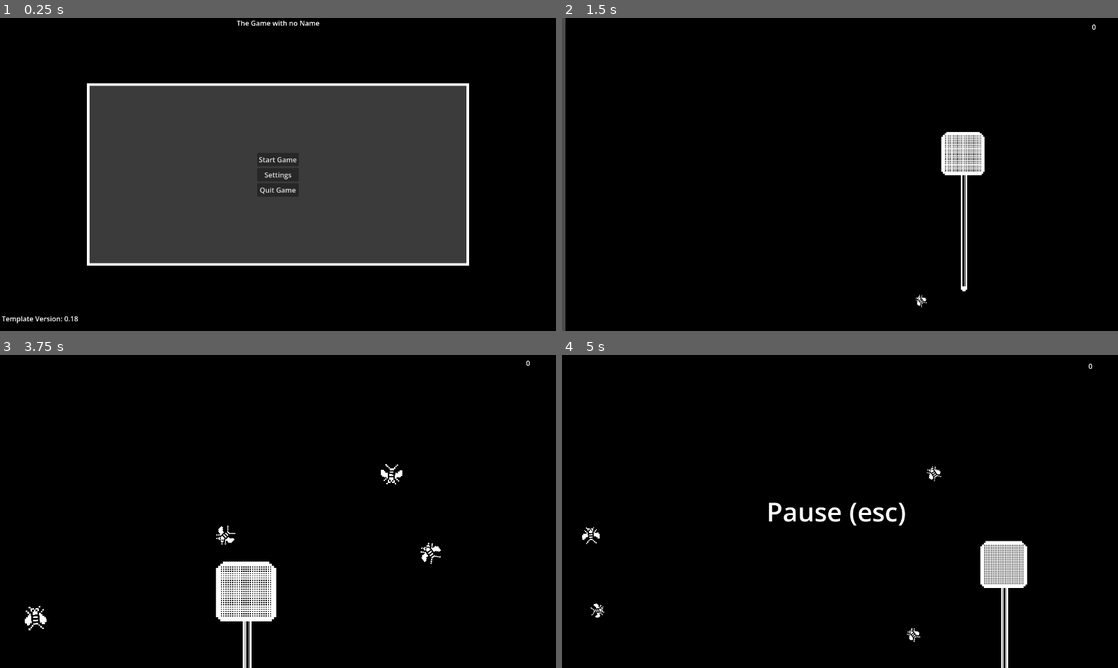
Above: before the commit, frames 1-4 (two rows, left to right).
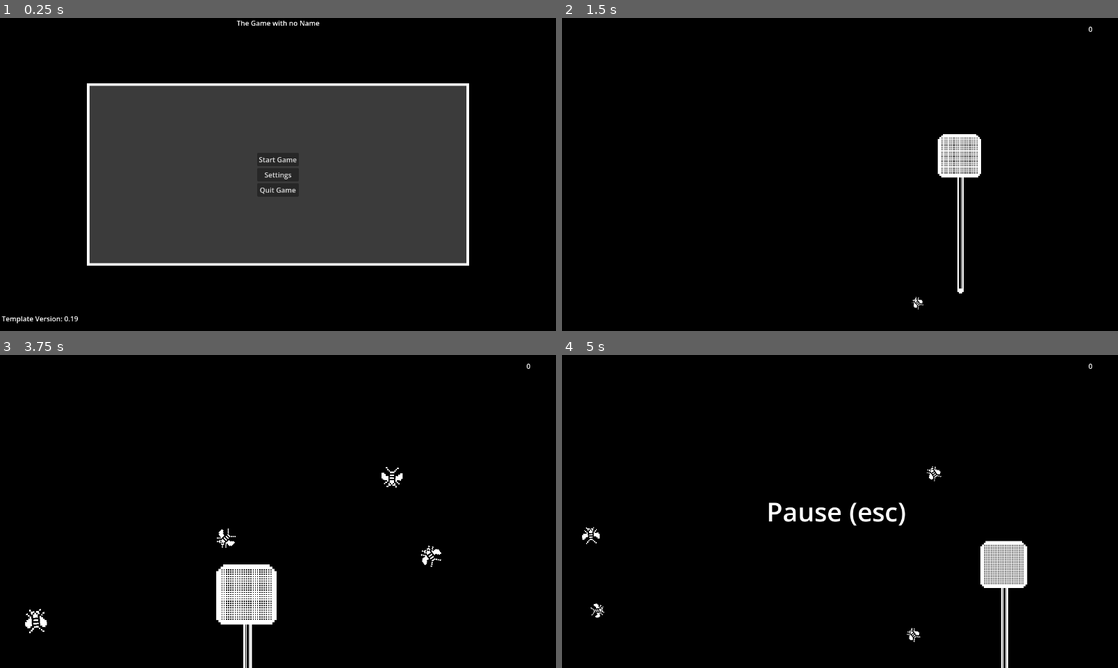
Above: after the commit, the same moments.

Repository: markusweiss/godot-template
Game: Godot game, scene res://start.tscn
The game is run twice, just before and just after one commit, with the same random seed, the same clock (stepped at 60 frames per second) and the same inputs. The project has no main scene, so this scene is started directly.
Inputs (mouse positions are in pixels of both pictures, inside the frame that each line leads up to):
- Up to frame 1 (0.25 s): no input
- Up to frame 2 (1.5 s): click "Start Game" at 0.5 s; move the mouse to (962, 158) at 1.27 s; hold Right (move_right) from 1.28 s (still down); click (962, 158) at 1.42 s
- Up to frame 3 (3.75 s): release Right (move_right) at 2 s; drag from (166, 527) to (333, 611) at 2.02 s; move the mouse to (333, 442) at 2.77 s; hold Right (move_right) 2.78-3.5 s; drag from (250, 574) to (444, 574) at 3.52 s
- Up to frame 4 (5 s): move the mouse to (1006, 558) at 4.27 s; hold Left (move_left) from 4.28 s (still down); tap Escape (pause) at 4.9 s

The runs differ from the first frame. In frame 1, less than 0.1% of the frame differs, in the area x 13-14%, y 95-97%; in frame 2, 2.1%, in the area x 0-96%, y 0-100%; in frame 3, 2.0%; in frame 4, nothing differs.

Commit message:
migrate to 4.6.1, and fix float error

Diff:
--- a/autoloads/audio_manager.gd
+++ b/autoloads/audio_manager.gd
@@ -50,7 +50,7 @@
 		AudioServer.add_bus_effect(bus_index, lowpass_filter, 0)
 
 	lowpass_filter.cutoff_hz = 400.0 if enabled else 22000.0
-	print("Muffled: ", enabled, "Cutoff: ", lowpass_filter.cutoff_hz)
+	print("Muffled: ", enabled, " Cutoff: ", lowpass_filter.cutoff_hz)
 
 
 func on_pause_toggled(paused: bool):
--- a/autoloads/globals.gd
+++ b/autoloads/globals.gd
@@ -1,6 +1,6 @@
 extends Node
 
-const VERSION: float = 0.18
+const VERSION: float = 0.19
 const SETTINGS_PATH := "user://settings.cfg"
 
 @onready var SFX_BUS_ID: int = AudioServer.get_bus_index("SFX")
--- a/features/UI/main_menu/main_menu.gd
+++ b/features/UI/main_menu/main_menu.gd
@@ -21,7 +21,7 @@
 func apply_resolution(resolution: Vector2i) -> void:
 	DisplayServer.window_set_size(resolution)
 	var screen_size = DisplayServer.screen_get_size()
-	var center_pos = (screen_size - resolution) / 2
+	var center_pos =  Vector2(screen_size - resolution) / 2
 	DisplayServer.window_set_position(center_pos)
 
 func apply_saved_audio_settings():
--- a/features/UI/settings_menu/settings_menu.gd
+++ b/features/UI/settings_menu/settings_menu.gd
@@ -19,6 +19,8 @@
 	# Einstellungen laden
 	var saved_res = SettingsManager.get_setting("display", "resolution", Vector2i(1280, 720))
 	var is_fullscreen = SettingsManager.get_setting("display", "fullscreen", false)
+	var is_screen_shake = SettingsManager.get_setting("display", "screen_shake", false)
+
 	selected_resolution = saved_res
 
 	# Fenster konfigurieren
@@ -27,6 +29,7 @@
 
 	DisplayServer.window_set_mode(DisplayServer.WINDOW_MODE_FULLSCREEN if is_fullscreen else DisplayServer.WINDOW_MODE_WINDOWED)
 	fullscreen_checkbox.button_pressed = is_fullscreen
+	$MarginContainer/Panel/VBoxContainer/GridContainer/ScreenShakeCheckBox.button_pressed = is_screen_shake
 
 	# Auswahl im Dropdown setzen
 	for i in range(available_resolutions.size()):
@@ -95,9 +98,17 @@
 func apply_resolution(resolution: Vector2i) -> void:
 	DisplayServer.window_set_size(resolution)
 	var screen_size = DisplayServer.screen_get_size()
-	var center_pos = (screen_size - resolution) / 2
+	var center_pos =  Vector2(screen_size - resolution) / 2
 	DisplayServer.window_set_position(center_pos)
 
 
 func _on_button_pressed():
 	queue_free()  # Optional: Fenster oder Menü schließen
+
+
+func _on_screen_shake_check_box_toggled(toggled_on: bool) -> void:
+	var screen_shake = toggled_on
+	if not toggled_on:
+		SettingsManager.set_setting("display", "screen_shake", screen_shake)
+	else:
+		SettingsManager.set_setting("display", "screen_shake", screen_shake)
--- a/features/UI/settings_menu/settings_menu.tscn
+++ b/features/UI/settings_menu/settings_menu.tscn
@@ -109,6 +109,13 @@
 [node name="FullscreenCheckBox" type="CheckBox" parent="MarginContainer/Panel/VBoxContainer/GridContainer"]
 layout_mode = 2
 
+[node name="Screen Shake" type="Label" parent="MarginContainer/Panel/VBoxContainer/GridContainer"]
+layout_mode = 2
+text = "Screen Shake"
+
+[node name="ScreenShakeCheckBox" type="CheckBox" parent="MarginContainer/Panel/VBoxContainer/GridContainer"]
+layout_mode = 2
+
 [node name="Control" type="Label" parent="MarginContainer/Panel/VBoxContainer/GridContainer"]
 layout_mode = 2
 text = "Tasten
@@ -123,4 +130,5 @@
 layout_mode = 2
 text = "speichern"
 
+[connection signal="toggled" from="MarginContainer/Panel/VBoxContainer/GridContainer/ScreenShakeCheckBox" to="." method="_on_screen_shake_check_box_toggled"]
 [connection signal="pressed" from="MarginContainer/Panel/VBoxContainer/Button" to="." method="_on_button_pressed"]
--- a/features/levels/camera_2d.gd
+++ b/features/levels/camera_2d.gd
@@ -10,17 +10,19 @@
 
 
 func _process(delta):
-	if _shake_timer > 0:
-		_shake_timer -= delta
-		var shake_offset = Vector2(
-			randf_range(-1, 1),
-			randf_range(-1, 1)
-		) * shake_strength
+	var is_screen_shake = SettingsManager.get_setting("display", "screen_shake", false)
+	if is_screen_shake:
+		if _shake_timer > 0:
+			_shake_timer -= delta
+			var shake_offset = Vector2(
+				randf_range(-1, 1),
+				randf_range(-1, 1)
+			) * shake_strength
 
-		if shake_offset.length() > shake_strength:
-			shake_offset = shake_offset.normalized() * shake_strength
+			if shake_offset.length() > shake_strength:
+				shake_offset = shake_offset.normalized() * shake_strength
 
-		shake_offset = shake_offset.round()  # Für sauberen Pixellook
-		position = shake_offset
-	else:
-		position = Vector2.ZERO
+			shake_offset = shake_offset.round()  # Für sauberen Pixellook
+			position = shake_offset
+		else:
+			position = Vector2.ZERO
--- a/features/levels/test_fly_game.gd
+++ b/features/levels/test_fly_game.gd
@@ -71,6 +71,7 @@
 
 	# TODO: Testing around Sound Pitch and muffeld Effect
 	if test >= 3 and test <= 5:
+		# test muffled
 		AudioManager.set_muffled(true)
 		AudioManager.set_pitch(1.1)
 	elif test > 5:
--- a/features/levels/test_fly_game.tscn
+++ b/features/levels/test_fly_game.tscn
@@ -55,6 +55,6 @@
 [node name="Camera2D" type="Camera2D" parent="."]
 anchor_mode = 0
 script = ExtResource("7_68erv")
-shake_strength = 20
+shake_strength = 30
 
 [node name="Pause" parent="." instance=ExtResource("2_pgi5k")]
--- a/features/levels/test_level.tscn
+++ b/features/levels/test_level.tscn
@@ -1,17 +1,17 @@
-[gd_scene load_steps=3 format=3 uid="uid://ctiwk30jr8vft"]
+[gd_scene format=3 uid="uid://ctiwk30jr8vft"]
 
 [ext_resource type="PackedScene" uid="uid://cs10e62ijp1y6" path="res://features/player/player.tscn" id="1_fgwtm"]
 [ext_resource type="PackedScene" uid="uid://c1itgh3jndaye" path="res://features/UI/pause.tscn" id="2_xujuc"]
 
-[node name="TestLevel" type="CanvasLayer"]
+[node name="TestLevel" type="CanvasLayer" unique_id=1236521527]
 
-[node name="Panel" type="Panel" parent="."]
+[node name="Panel" type="Panel" parent="." unique_id=1243395829]
 anchors_preset = 15
 anchor_right = 1.0
 anchor_bottom = 1.0
 grow_horizontal = 2
 grow_vertical = 2
 
-[node name="CharacterBody2D" parent="." instance=ExtResource("1_fgwtm")]
+[node name="CharacterBody2D" parent="." unique_id=1694056552 instance=ExtResource("1_fgwtm")]
 
-[node name="Pause" parent="." instance=ExtResource("2_xujuc")]
+[node name="Pause" parent="." unique_id=1696804569 instance=ExtResource("2_xujuc")]
--- a/project.godot
+++ b/project.godot
@@ -8,10 +8,14 @@
 
 config_version=5
 
+[animation]
+
+compatibility/default_parent_skeleton_in_mesh_instance_3d=true
+
 [application]
 
 config/name="Godot-template"
-config/features=PackedStringArray("4.4", "GL Compatibility")
+config/features=PackedStringArray("4.6", "GL Compatibility")
 config/icon="res://features/player/assets/images/icon.svg"
 
 [autoload]
--- a/start.tscn
+++ b/start.tscn
@@ -19,10 +19,10 @@
 scale_max = 9.0
 color_ramp = SubResource("GradientTexture1D_qn1rc")
 
-[node name="Start" type="Node"]
+[node name="Start" type="Node" unique_id=941169038]
 script = ExtResource("1_d523m")
 
-[node name="Panel" type="Panel" parent="."]
+[node name="Panel" type="Panel" parent="." unique_id=2089699413]
 z_index = -1
 anchors_preset = 15
 anchor_right = 1.0
@@ -32,7 +32,7 @@
 theme_override_styles/panel = SubResource("StyleBoxFlat_ots34")
 metadata/_edit_use_anchors_ = true
 
-[node name="HBoxContainer" type="HBoxContainer" parent="Panel"]
+[node name="HBoxContainer" type="HBoxContainer" parent="Panel" unique_id=846449983]
 layout_mode = 1
 anchors_preset = 8
 anchor_left = 0.5
@@ -43,7 +43,7 @@
 grow_vertical = 2
 metadata/_edit_use_anchors_ = true
 
-[node name="GPUParticles2D" type="GPUParticles2D" parent="Panel/HBoxContainer"]
+[node name="GPUParticles2D" type="GPUParticles2D" parent="Panel/HBoxContainer" unique_id=152618950]
 scale = Vector2(6, 6)
 amount = 90
 preprocess = 2.0
Not shown: 1 places in default_bus_layout.tres that only renumber resources
Not shown: 1 places in start.tscn that only renumber resources
